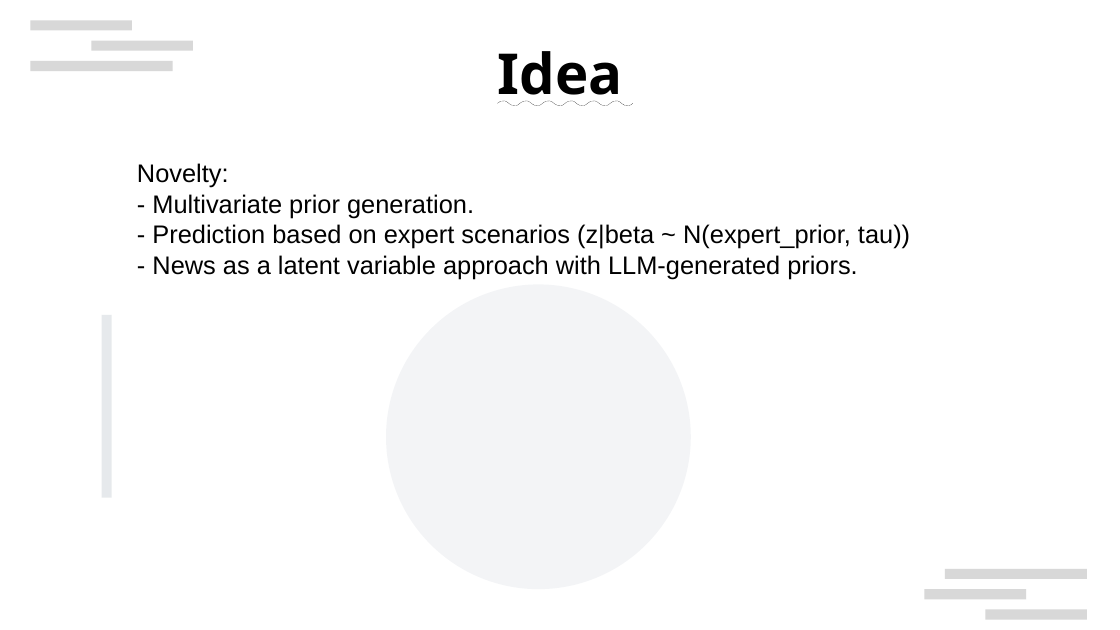
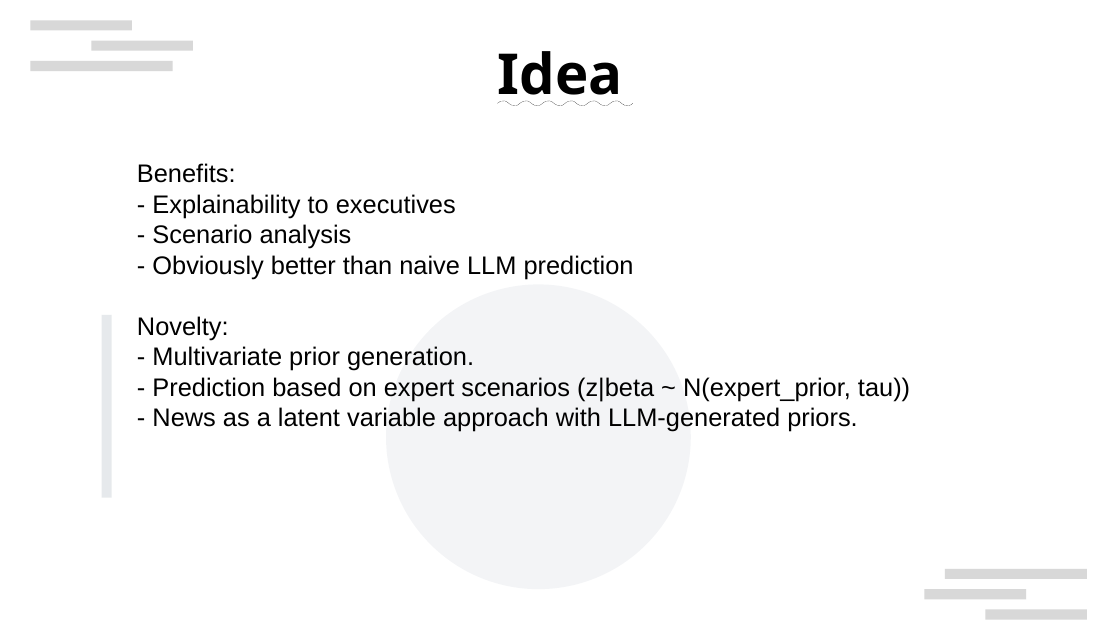
Before and after one commit to Incantatoric/llm_elicited_predictor, a slide deck: slide 8 of LLM-Elicited Bayesian Predictor.odp. Drawn at 1120x630 pixels with LibreOffice and Linux fonts; fonts in the diff are those of the drawing; background and template pictures are left out. Boxes give left, top, right and bottom in pixels: in the first picture for what was removed or moved away, otherwise in the second. Text is boxed around its words. In the diff, an @@ line names an element or a change of style, - is before the commit and + after.

```diff
--- a/LLM-Elicited Bayesian Predictor.odp
+++ b/LLM-Elicited Bayesian Predictor.odp
@@ text at (x1=137, y1=163, x2=634, y2=279): paragraphs added @@
+Benefits:
+- Explainability to executives
+- Scenario analysis
+- Obviously better than naive LLM prediction
```
Also in this commit, not shown: 7 other slides changed, 4 slides added.
